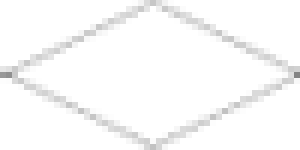
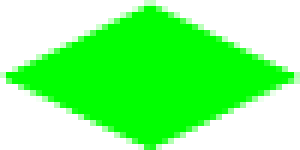
The second 300x150 image is a revision of the first. Changes to its layers:
added layer "Layer 1 copy 2" above "Layer 2" over [0,0,300,150]
hid "Layer 2" over [0,0,300,150]
